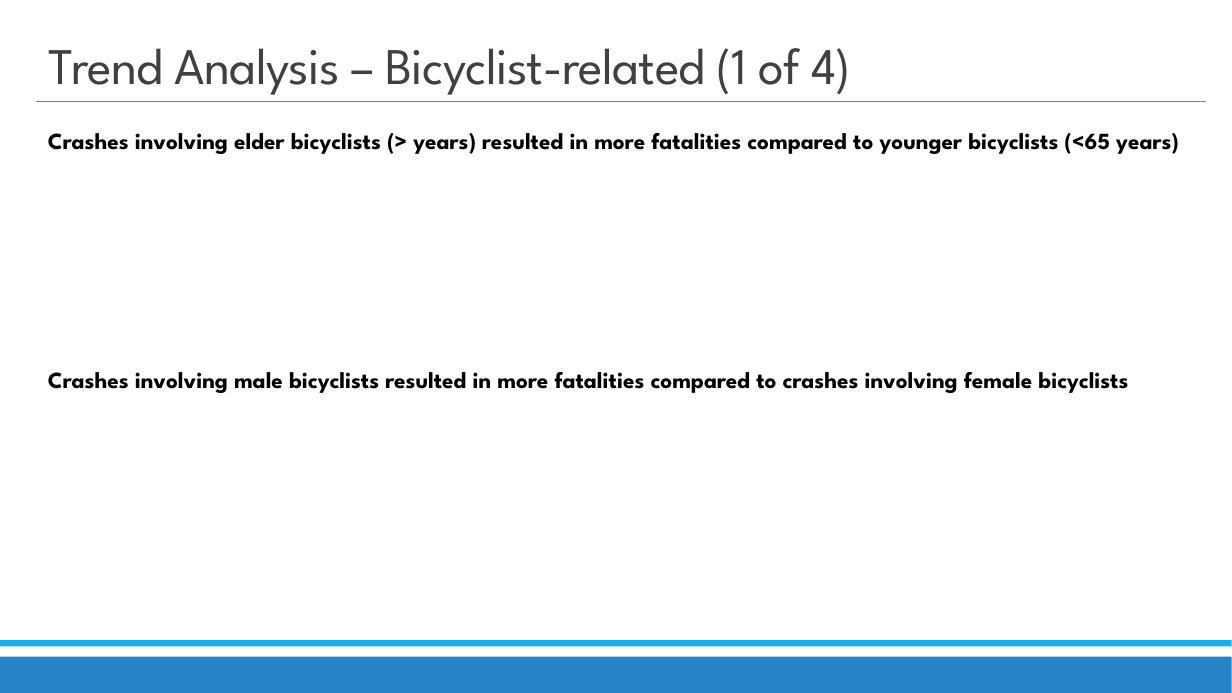
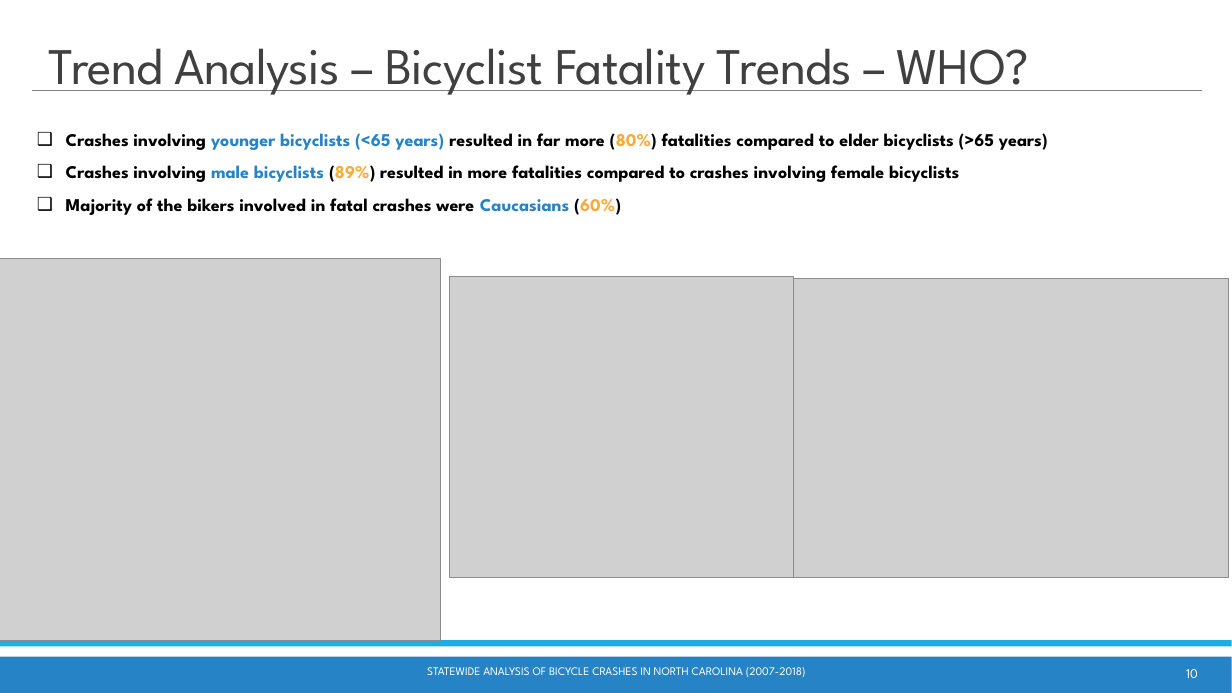
Before and after one commit to waghrayrashi/project-1, a slide deck: slide 10 of Project 1 - Group 2 - Statewide Bicycle Crash Analysis.pptx (slide 6 before the commit). Drawn at 1232x693 pixels with LibreOffice and Linux fonts; fonts in the diff are those of the drawing; grey boxes stand for pictures. Boxes give left, top, right and bottom in pixels: in the first picture for what was removed or moved away, otherwise in the second. Text is boxed around its words. In the diff, an @@ line names an element or a change of style, - is before the commit and + after.

Commit message:
fatality analysis updated

```diff
--- a/Project 1 - Group 2 - Statewide Bicycle Crash Analysis.pptx
+++ b/Project 1 - Group 2 - Statewide Bicycle Crash Analysis.pptx
@@ title at <box>48,48,1029,95</box>: text changed @@
-Trend Analysis – Bicyclist-related (1 of 4)
+Trend Analysis – Bicyclist Fatality Trends – WHO?
@@ line moved from (36, 102) - (1206, 102) to (32, 90) - (1202, 90) @@
@@ text at <box>66,133,1048,215</box>: text changed; size 18 to 14 pt @@
-Crashes involving elder bicyclists (> years) resulted in more fatalities compared to younger bicyclists (<65 years)
+❑ Crashes involving younger bicyclists (<65 years) resulted in far more (80%) fatalities compared to elder bicyclists (>65 years)
+❑ Crashes involving male bicyclists (89%) resulted in more fatalities compared to crashes involving female bicyclists
+❑ Majority of the bikers involved in fatal crashes were Caucasians (60%)
@@ picture added at <box>0,259,441,641</box> @@
@@ picture added at <box>450,276,794,578</box> @@
@@ picture added at <box>758,279,1229,578</box> @@
@@ text removed at <box>48,372,1128,393</box> @@
-Crashes involving male bicyclists resulted in more fatalities compared to crashes involving female bicyclists
@@ text added at <box>427,667,806,677</box>, 9 pt, text #FFFFFF @@
+STATEWIDE ANALYSIS OF BICYCLE CRASHES IN NORTH CAROLINA (2007-2018)
@@ page number added at <box>1186,669,1198,678</box>, 10.5 pt, text #FFFFFF @@
+10
```
Also in this commit, not shown: 6 other slides changed, 13 slides added, 11 slides removed, 22 other files.
